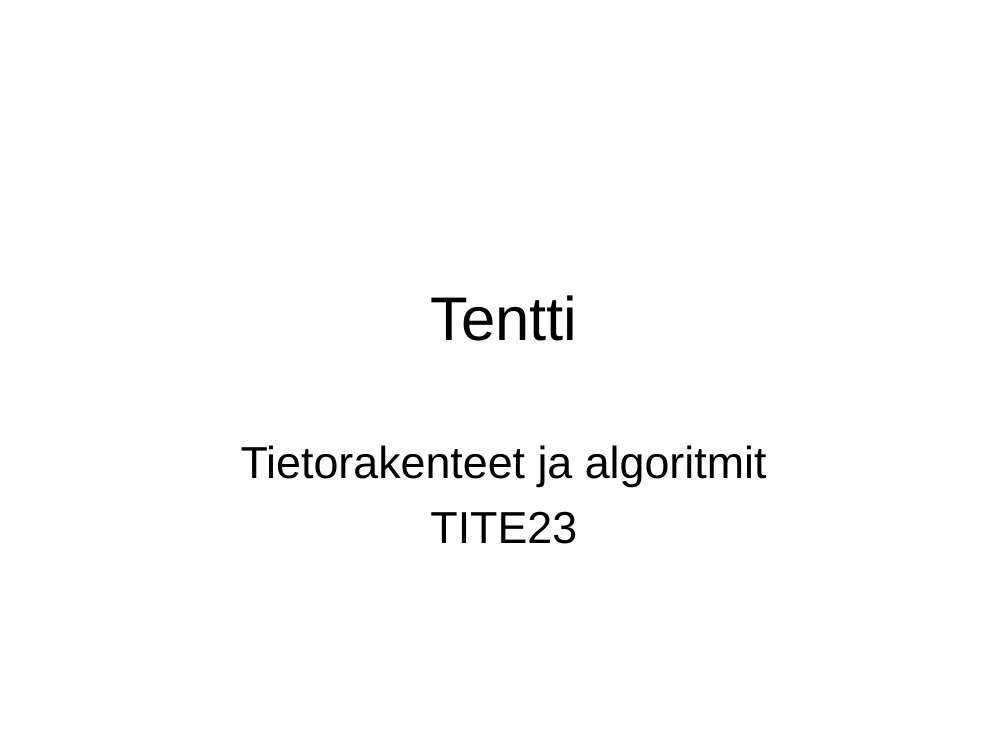
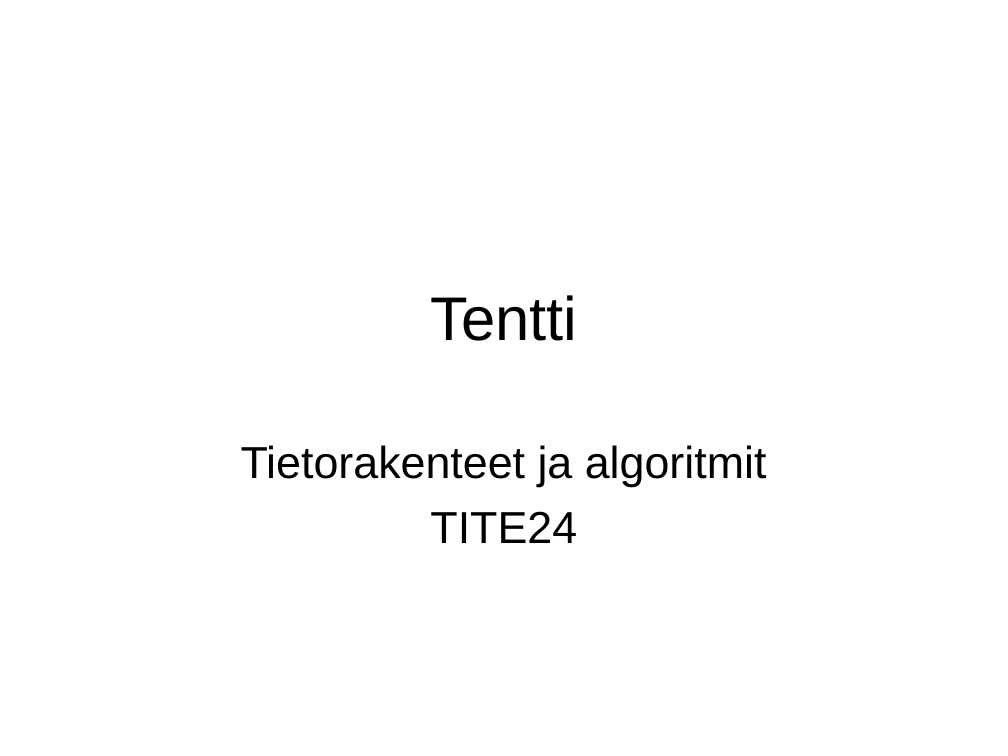
Before and after one commit to lpemake/TrakTite24, a slide deck: slide 1 of Tenttiin valmistautuminen.ppt. Drawn at 1008x756 pixels with LibreOffice and Linux fonts; fonts in the diff are those of the drawing. Boxes give left, top, right and bottom in pixels: in the first picture for what was removed or moved away, otherwise in the second. Text is boxed around its words. In the diff, an @@ line names an element or a change of style, - is before the commit and + after.

```diff
--- a/Tenttiin valmistautuminen.ppt
+++ b/Tenttiin valmistautuminen.ppt
@@ subtitle at [430,511,577,543]: text changed @@
-TITE23
+TITE24
```
Also in this commit, not shown: 1 other file.
